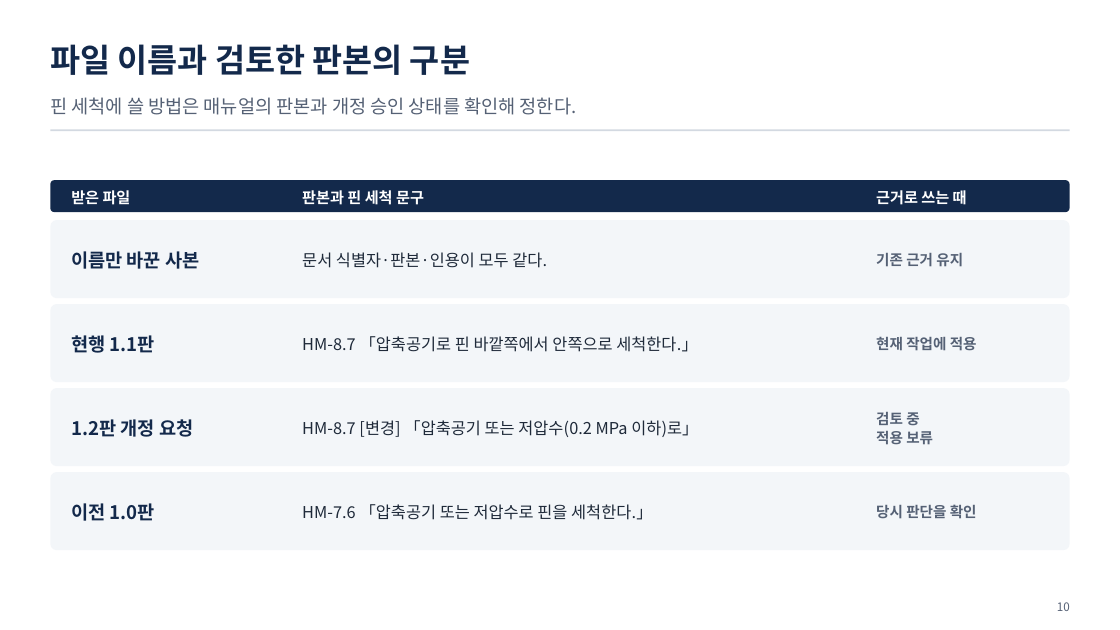
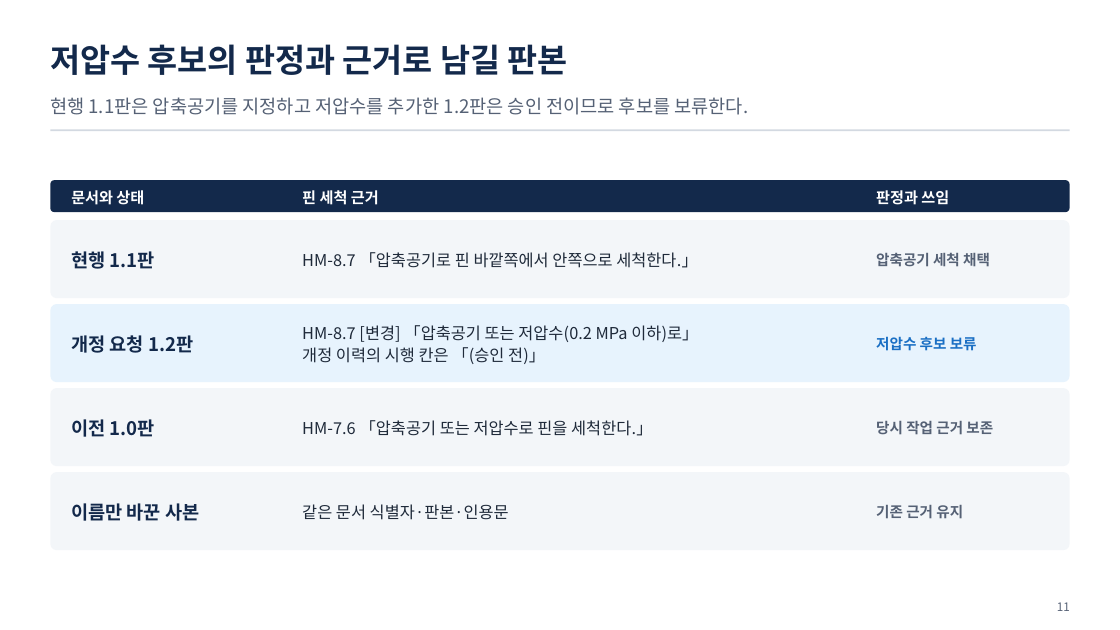
Before and after one commit to uengine-oss/hyd-iot-edu, a slide deck: slide 11 of workspace/강의제작/산출물/통합반/이론/04회차/통합반_04일차.pptx (slide 10 before the commit). Drawn at 1120x630 pixels with LibreOffice and Linux fonts; fonts in the diff are those of the drawing. Boxes give left, top, right and bottom in pixels: in the first picture for what was removed or moved away, otherwise in the second. Text is boxed around its words. In the diff, an @@ line names an element or a change of style, - is before the commit and + after.

Commit message:
통합반 온라인 4회차 원문 판단 연습을 새 장으로 나누고 덱·낭독·강조를 맞춘다

```diff
--- a/workspace/강의제작/산출물/통합반/이론/04회차/통합반_04일차.pptx
+++ b/workspace/강의제작/산출물/통합반/이론/04회차/통합반_04일차.pptx
@@ text at box(50, 44, 567, 75): text changed @@
-파일 이름과 검토한 판본의 구분
+저압수 후보의 판정과 근거로 남길 판본
@@ text at box(50, 97, 748, 115): text changed @@
-핀 세척에 쓸 방법은 매뉴얼의 판본과 개정 승인 상태를 확인해 정한다.
+현행 1.1판은 압축공기를 지정하고 저압수를 추가한 1.2판은 승인 전이므로 후보를 보류한다.
@@ text at box(71, 190, 144, 205): text changed @@
-받은 파일
+문서와 상태
@@ text at box(302, 190, 379, 205): text changed @@
-판본과 핀 세척 문구
+핀 세척 근거
@@ text at box(876, 190, 949, 205): text changed @@
-근거로 쓰는 때
+판정과 쓰임
@@ text "현행 1.1판": place and size @@
-text "현행 1.1판" at box(71, 335, 155, 353)
+text "현행 1.1판" at box(71, 251, 155, 269)
@@ text at box(302, 252, 698, 268): text changed @@
-문서 식별자·판본·인용이 모두 같다.
+HM-8.7 「압축공기로 핀 바깥쪽에서 안쪽으로 세척한다.」
@@ text at box(876, 253, 990, 267): text changed @@
-기존 근거 유지
+압축공기 세척 채택
@@ rounded rectangle at box(50, 304, 1070, 382): fill #F3F6F9 to #E7F3FD @@
@@ text at box(302, 325, 698, 364): text changed @@
-HM-8.7 「압축공기로 핀 바깥쪽에서 안쪽으로 세척한다.」
+HM-8.7 [변경] 「압축공기 또는 저압수(0.2 MPa 이하)로」
+개정 이력의 시행 칸은 「(승인 전)」
@@ text at box(71, 335, 193, 353): text changed @@
-1.2판 개정 요청
+개정 요청 1.2판
@@ text at box(876, 336, 977, 351): text changed; text colour #556175 to #1A6FC4 @@
-현재 작업에 적용
+저압수 후보 보류
@@ text "이전 1.0판": place and size @@
-text "이전 1.0판" at box(71, 503, 155, 521)
+text "이전 1.0판" at box(71, 419, 155, 437)
@@ text at box(302, 420, 652, 436): text changed @@
-HM-8.7 [변경] 「압축공기 또는 저압수(0.2 MPa 이하)로」
+HM-7.6 「압축공기 또는 저압수로 핀을 세척한다.」
@@ text at box(876, 421, 993, 435): text changed @@
-검토 중
-적용 보류
+당시 작업 근거 보존
@@ text "이름만 바꾼 사본": place and size @@
-text "이름만 바꾼 사본" at box(71, 251, 199, 269)
+text "이름만 바꾼 사본" at box(71, 503, 199, 521)
@@ text at box(302, 504, 509, 520): text changed @@
-HM-7.6 「압축공기 또는 저압수로 핀을 세척한다.」
+같은 문서 식별자·판본·인용문
@@ text at box(876, 505, 963, 519): text changed @@
-당시 판단을 확인
+기존 근거 유지
@@ text at box(1057, 602, 1070, 611): text changed @@
-10
+11
```
Also in this commit, not shown: 57 other slides changed, 1 slide added, 21 other files.
